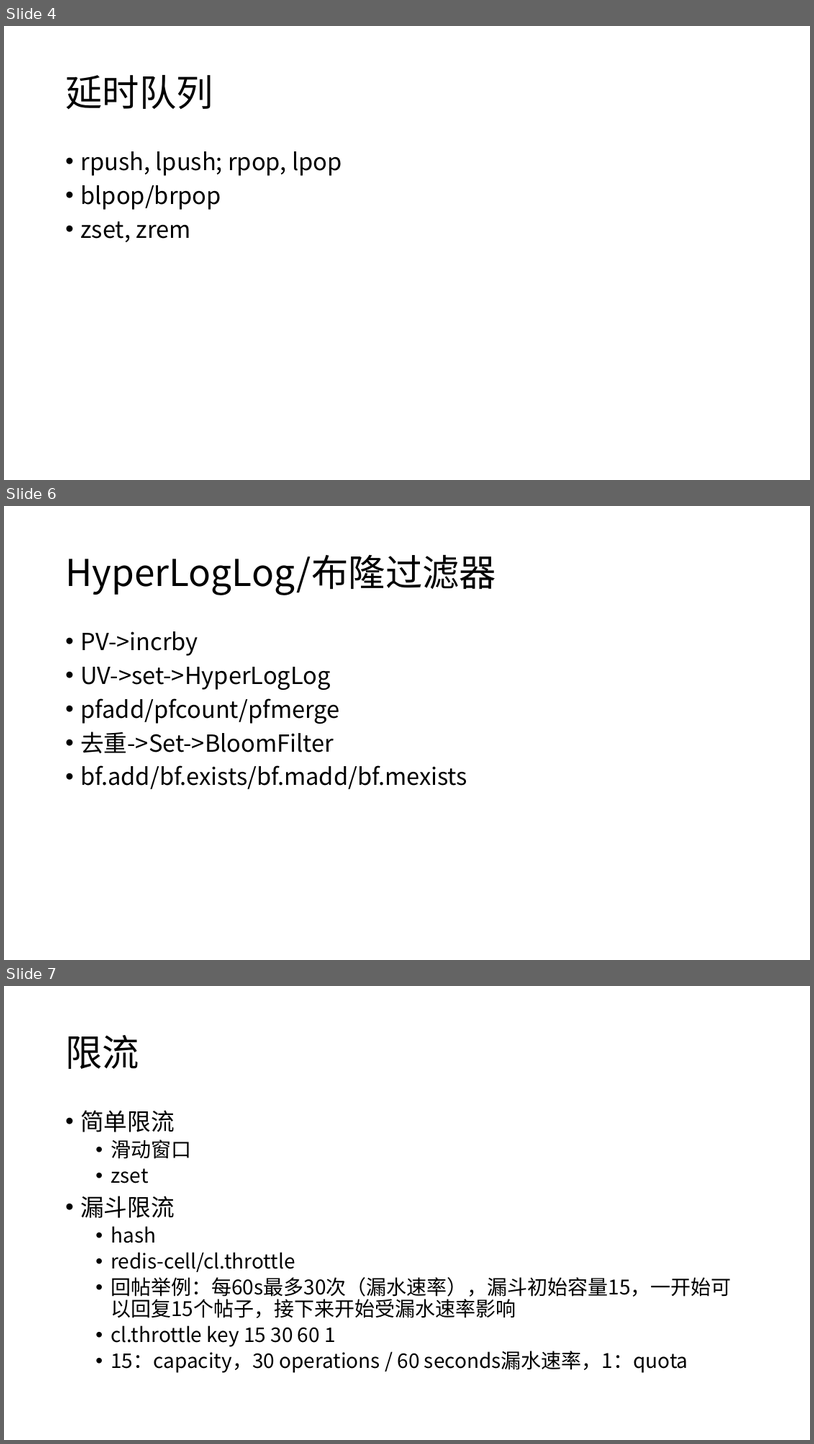
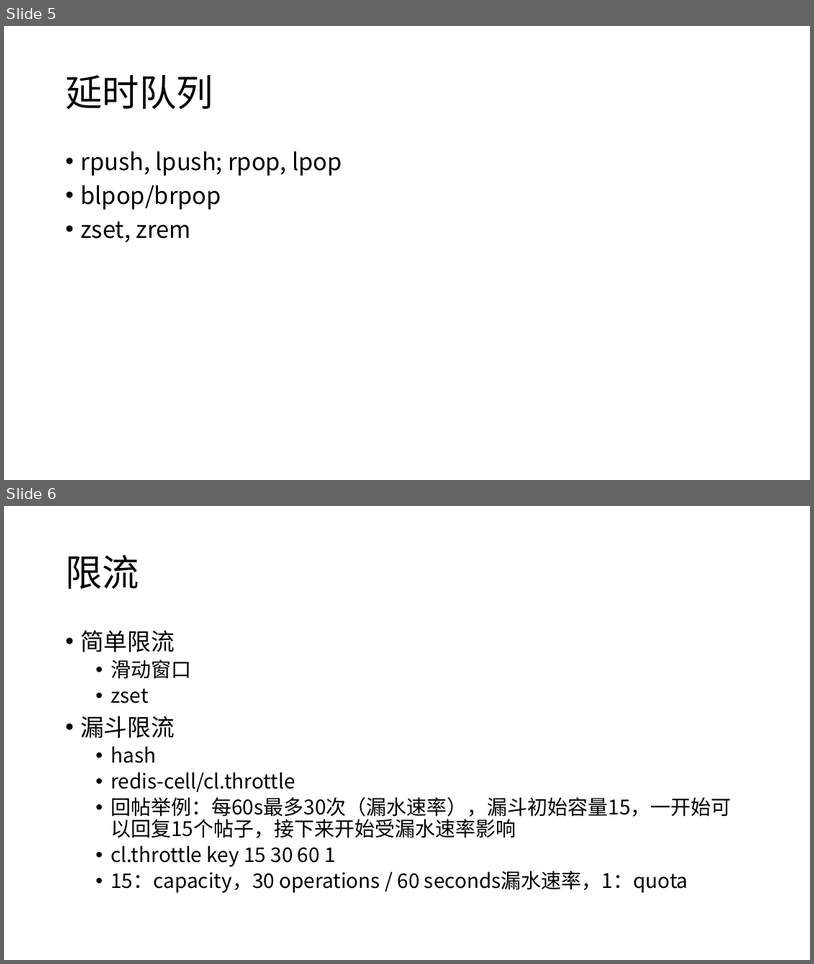
Before and after one commit to zzsure/computer-course-reading, a slide deck: Redis.pptx. Shown one above the other, each under a label of ours: slides 4, 6 and 7 before the commit, slides 5 and 6 after it; the slides between them are not shown. The pictures are 814x1444 and 814x964 pixels, drawn with LibreOffice and Linux fonts; fonts in the diff are those of the drawing. Boxes give left, top, right and bottom in pixels: in the first picture for what was removed or moved away, otherwise in the second. Text is boxed around its words. In the diff, an @@ line names an element or a change of style, - is before the commit and + after.

```diff
--- a/Redis.pptx
+++ b/Redis.pptx
@@ slide 6 removed at <box>4,506,810,960</box>, background #FFFFFF @@
@@ title removed at <box>65,555,496,595</box> @@
-HyperLogLog/布隆过滤器
@@ text removed at <box>80,631,468,789</box> @@
-• PV->incrby
-• UV->set->HyperLogLog
-• pfadd/pfcount/pfmerge
-• 去重->Set->BloomFilter
-• bf.add/bf.exists/bf.madd/bf.mexists
@@ what was slide 4 is now slide 5 @@
@@ what was slide 7 is now slide 6 @@
```
Also in this commit, not shown: 1 slide changed, 1 slide added, 1 other slide removed, 2 other files.
